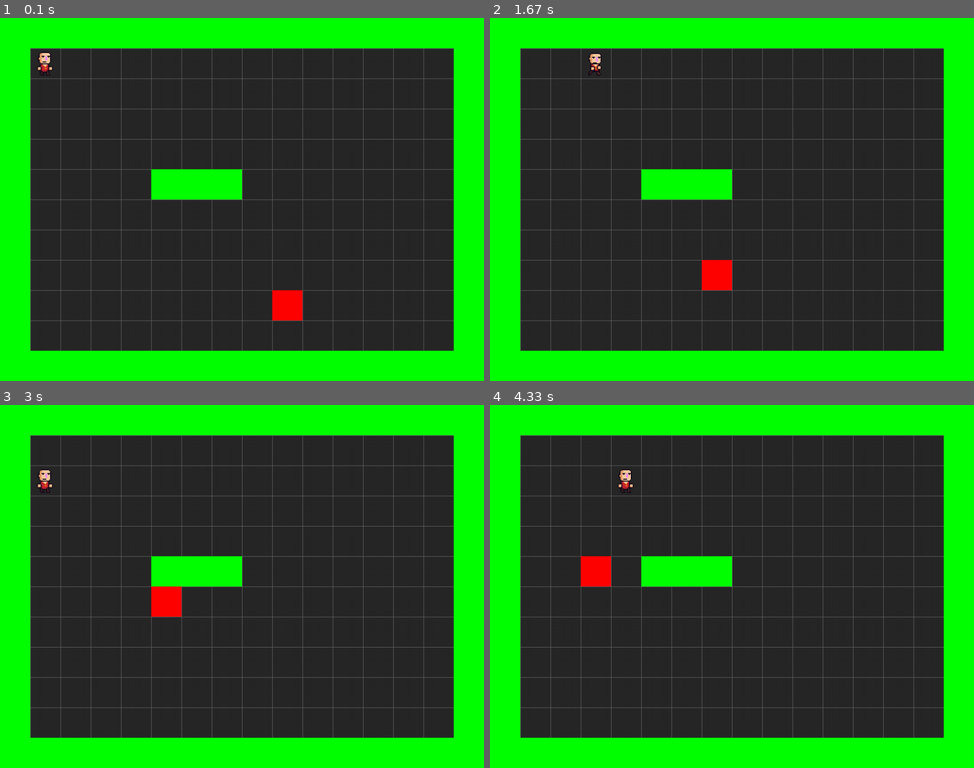
Above: before the commit, frames 1-4 (two rows, left to right).
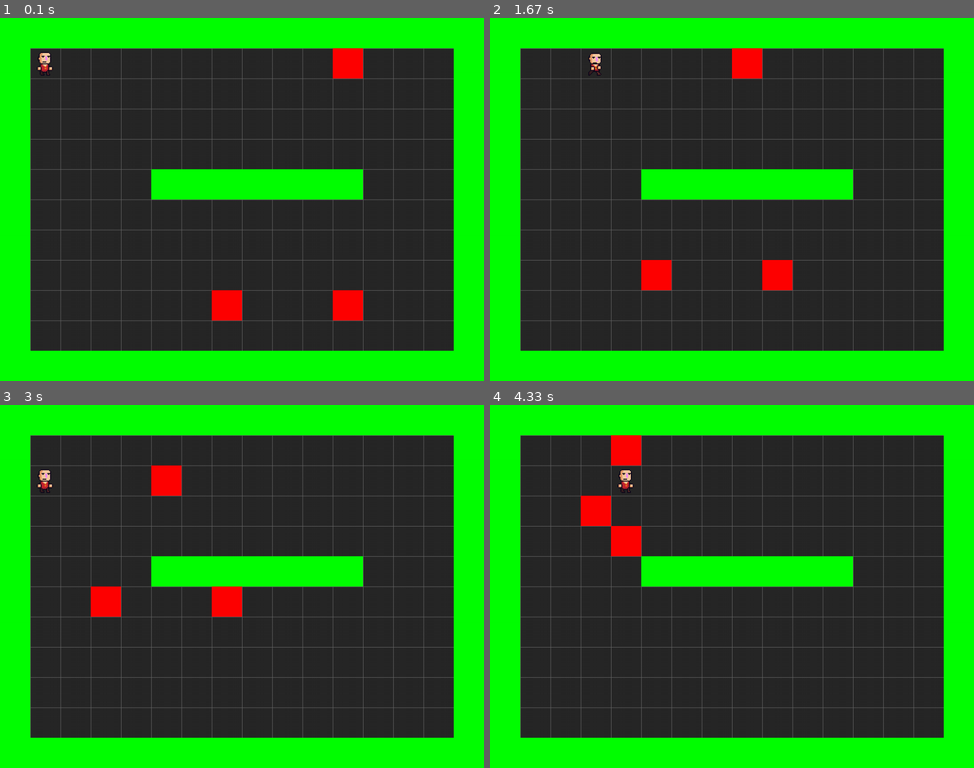
Above: after the commit, the same moments.

Repository: hrshmllw/proglang-pygame
Game: pygame game, started from main.py
Two runs of this game, one before a commit and one after it. Both use one fixed random seed, a clock stepped at 60 frames per second and the inputs below.
Inputs:
- Up to frame 1 (0.1 s): no input
- Up to frame 2 (1.67 s): hold Right 0.33-0.8 s; hold Up 0.83-1.13 s; hold Right 1.17-1.63 s
- Up to frame 3 (3 s): hold Left 1.67-2.2 s; hold Down 2.23-2.53 s; hold Left 2.57-2.97 s
- Up to frame 4 (4.33 s): hold Up 3-3.37 s; hold Right 3.4-4.03 s; hold Down from 4.07 s (still down)

The runs differ from the first frame. In frame 1, 4.2% of the frame differs, in the area x 43-75%, y 8-84%; in frame 2, 4.3%, in the area x 31-75%, y 8-76%; in frame 3, 4.3%; in frame 4, 4.2%.

Commit message:
Add path finding

Diff:
--- a/map.txt
+++ b/map.txt
@@ -1,12 +1,12 @@
 1111111111111111
-1S.............1
+1S.........M...1
 1..............1
 1..............1
 1..............1
-1....111.......1
+1....1111111...1
 1..............1
 1..............1
 1..............1
-1........M.....1
+1......M...M...1
 1..............1
 1111111111111111
--- a/sprites.py
+++ b/sprites.py
@@ -1,9 +1,9 @@
-from cmath import sqrt
+from re import I
+from tkinter import W
 import pygame as pg
 from pygame.constants import DROPTEXT
 from settings import *
 from enum import Enum
-from math import sqrt
 from collections import deque
 
 class Direction(Enum):
@@ -61,45 +61,65 @@
         self.rect.x = x * TILESIZE
         self.rect.y = y * TILESIZE
 
-        self.connections = [(-1, 0), (1, 0), (0, 1), (0, -1)]
+        self.directions = [(-1, 0), (1, 0), (0, 1), (0, -1)]
 
     def find_neighbors(self, node):
-        neighbors = [(node[0] + connection[0], node[1] + connection[1]) for connection in self.connections]
+        neighbors = [(node[0] + direction[0], node[1] + direction[1]) for direction in self.directions]
         if (node[0] + node[1]) % 2:
             neighbors.reverse()
-        #neighbors = filter(self.collide_with_walls, neighbors)
         neighbors = [node for node in neighbors if not self.collide_with_walls(node)]
         return neighbors
 
-    def breadth_first_search(self, player):
-        start = (self.x, self.y)
-        frontier = deque()
-        frontier.append(start)
-        path = {}
-        # path[start] = None
-        while len(frontier) > 0:
-            current = frontier.popleft()
-            if current == player:
-                break
-            for next in self.find_neighbors(current):
-                if next not in path:
-                    frontier.append(next)
-                    # path[next] = current - next
-                    path[next] = (current[0] - next[0], current[1] - next[1])
-        return path
+    # def breadth_first_search(self, player):
+    #     start = (self.x, self.y)
+    #     frontier = deque()
+    #     frontier.append(start)
+    #     path = {}
+    #     while len(frontier) > 0:
+    #         current = frontier.popleft()
+    #         if current == player:
+    #             break
+    #         for next in self.find_neighbors(current):
+    #             if next not in path:
+    #                 frontier.append(next)
+    #                 path[next] = (current[0] - next[0], current[1] - next[1])
+    #     return path
+
+    def breadth_first_search(self, start, end, path=[], exclude=[]):
+        if start == end:
+            return path
+
+        neighbors_d = {}
+
+        neighbors = self.find_neighbors(start)
+        for to_remove in exclude:
+            if to_remove in neighbors:
+                neighbors.remove(to_remove)
+
+        for neighbor in neighbors:
+            # if len(path) > 0 and neighbors == path[-1]:
+            #     continue
+            if neighbor in path:
+                continue
+            d = abs(neighbor[0] - end[0]) + abs(neighbor[1] - end[1])
+            neighbors_d[neighbor] = d
+        min_d = min(neighbors_d, key=neighbors_d.get)
+        print("Possible neighbors: {}".format(neighbors_d))
+
+        path.append(min_d)
+        return self.breadth_first_search(min_d, end, path)
 
     def move_towards_player(self, player):
-        path = self.breadth_first_search(player)
         current = (self.x, self.y)
-        next = path[current]
-        print(player)
-        print(current)
-        print(path)
-        print(next)
-        if next:
-            self.x += next[0]
-            self.y += next[1]
 
+        print("Player: {}, Mob: {}".format(player, current))
+
+        path = self.breadth_first_search(current, player, path=[])
+        if len(path) > 0:
+            next = path[0]
+            if not (next[0] == player[0] and next[1] == player[1]):
+                self.x = path[0][0]
+                self.y = path[0][1]
 
 
 #    def move_towards_player(self, player_x, player_y):
